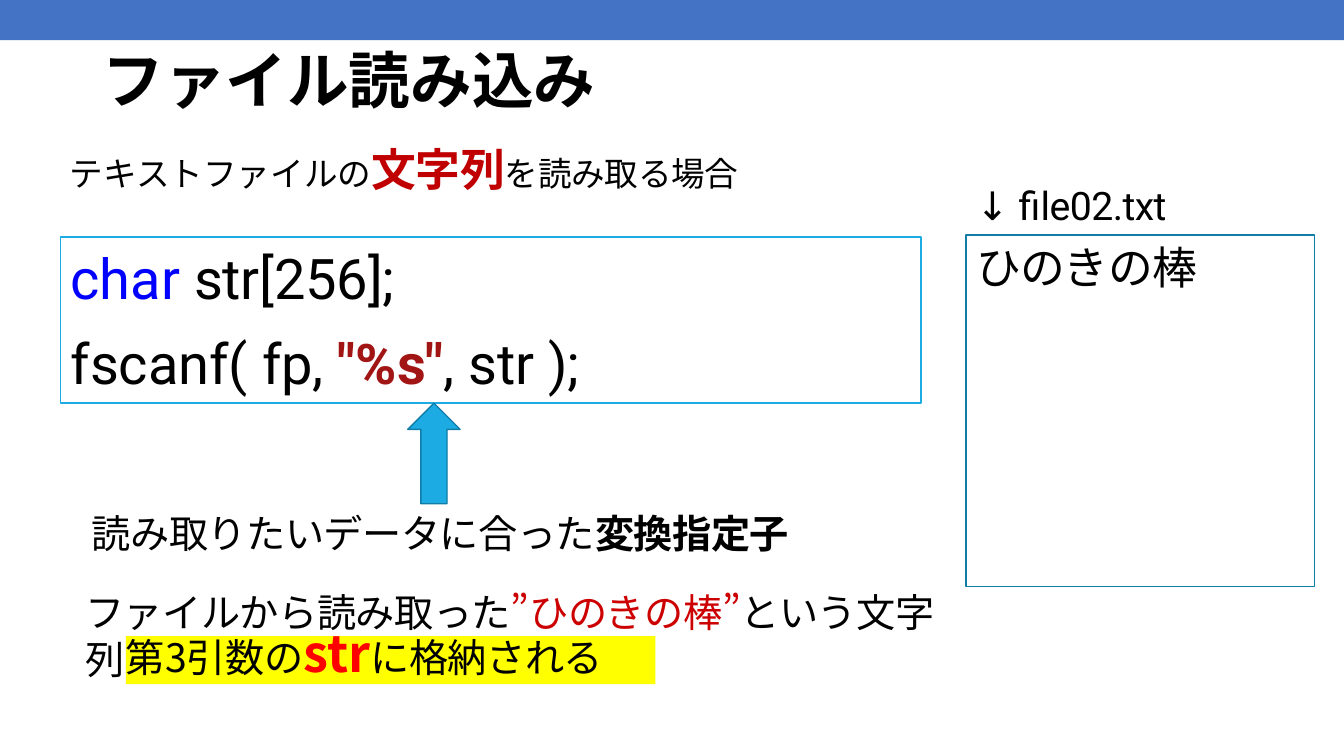
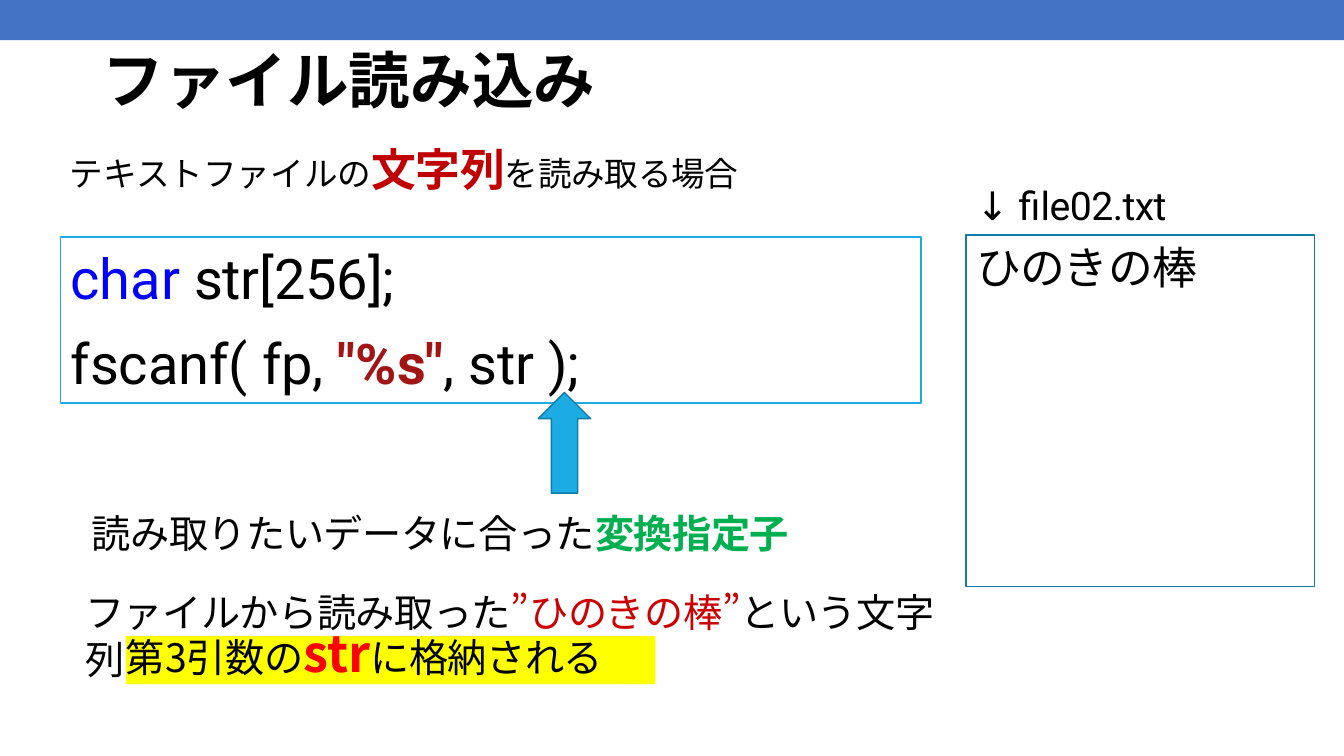
Before and after one commit to kic-murata/cpp2025, a slide deck: slide 12 of 授業資料/授業資料：ファイル処理.pptx. Drawn at 1344x756 pixels with LibreOffice and Linux fonts; fonts in the diff are those of the drawing. Boxes give left, top, right and bottom in pixels: in the first picture for what was removed or moved away, otherwise in the second. Text is boxed around its words. In the diff, an @@ line names an element or a change of style, - is before the commit and + after.

```diff
--- a/授業資料/授業資料：ファイル処理.pptx
+++ b/授業資料/授業資料：ファイル処理.pptx
@@ freeform shape: place and size @@
-freeform shape at (407,403,460,504)
+freeform shape at (538,392,591,493)
@@ freeform shape: place and size @@
-freeform shape at (407,403,460,504)
+freeform shape at (538,392,591,493)
@@ text "読み取りたいデータに合った変換指定子" at (92,514,789,552): text colour #000000 to #00B050 in "読み取りたいデータに合った変換指定子" @@
```
Also in this commit, not shown: 9 other slides changed, 1 slide added, 1 other file.
